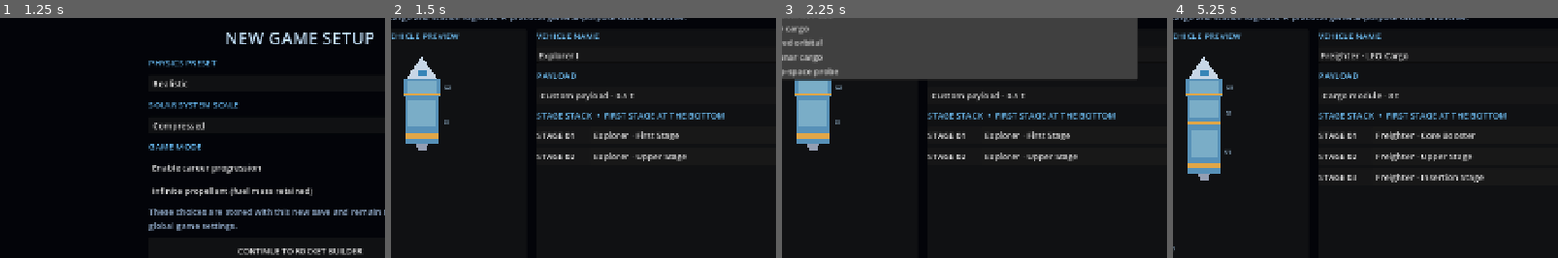
Above: before the commit, frames 1-4 (left to right).
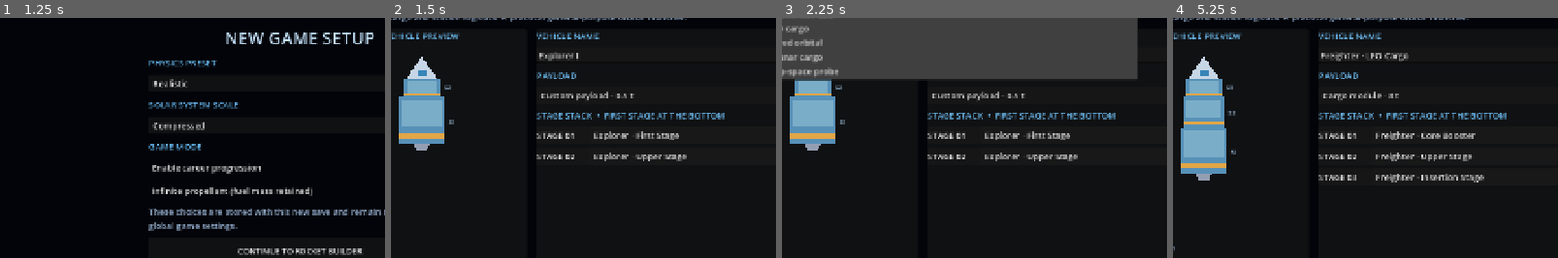
Above: after the commit, the same moments.

Repository: Blagos1195/Gravity-simulator
Game: Godot game, scene res://scenes/main.tscn
Same seed, same stepped clock (60 frames per second), same inputs: the game is played once before the commit and once after it.
Inputs:
- Up to frame 1 (1.25 s): click "NEW GAME" at 0.5 s
- Up to frame 2 (1.5 s): click "CONTINUE TO ROCKET BUILDER" at 1.25 s
- Up to frame 3 (2.25 s): click "Freighter · LEO cargo" at 2 s
- Up to frame 4 (5.25 s): click "Explorer · First Stage" at 2.75 s; click "Explorer · Upper Stage" at 3.5 s; click "Explorer · Upper Stage" at 4.25 s; click "LOAD PRESET" at 5 s
The pictures show only the part of the screen within x 11-61%, y 20-70%; the shares and areas given below are measured in that part.

Frame 1 is identical in both runs. In frame 2, 0.9% of the frame differs, in the area x 2-17%, y 32-56%; in frame 3, 0.9%; in frame 4, 1.3%, in the area x 2-17%, y 32-68%.

Commit message:
Polish payload and stage assembly preview

Diff:
--- a/Gravity/scripts/main.gd
+++ b/Gravity/scripts/main.gd
@@ -319,6 +319,7 @@
 		if is_equal_approx(float(payload_option.mass), float(rocket_design.get("payload_mass", 500.0))):
 			selected_payload = payload_index
 	payload_selector.select(selected_payload)
+	rocket_design["payload_type"] = str(payload_options[selected_payload].id)
 	payload_selector.item_selected.connect(func(index: int):
 		var selected_payload_option: Dictionary = payload_selector.get_item_metadata(index)
 		rocket_design["payload_mass"] = float(selected_payload_option.mass)
@@ -408,22 +409,6 @@
 	_add_button(actions, "LAUNCH VEHICLE", _launch_designed_vehicle)
 	_add_button(actions, "BACK", _show_new_game_setup)
 	_update_design_stats()
-
-func _add_rocket_stage() -> void:
-	var stages: Array = rocket_design["stages"]
-	if stages.size() >= 8:
-		return
-	var stage := RocketDesign.default_stage_part()
-	stage["name"] = "STAGE %02d" % (stages.size() + 1)
-	stages.append(stage)
-	_show_vehicle_editor()
-
-func _remove_rocket_stage() -> void:
-	var stages: Array = rocket_design["stages"]
-	if stages.size() <= 2:
-		return
-	stages.pop_back()
-	_show_vehicle_editor()
 
 func _update_design_stats() -> void:
 	if not is_instance_valid(design_stats_label) or not is_instance_valid(design_error_label):
@@ -1360,7 +1345,7 @@
 		for i in range(stages.size() - 1, -1, -1):
 			var stage: Dictionary = stages[i]
 			var stage_height: float = stage_heights[i]
-			var stage_width := rocket_width * (0.62 + 0.1 * float(i + 1) / float(stages.size()))
+			var stage_width := rocket_width * (0.9 - 0.18 * float(i) / float(maxi(1, stages.size() - 1)))
 			var stage_rect := Rect2(center_x - stage_width * 0.5, y, stage_width, stage_height)
 			draw_rect(stage_rect, Color(0.34, 0.57, 0.72))
 			draw_rect(Rect2(stage_rect.position + Vector2(5.0, 5.0), Vector2(stage_width - 10.0, stage_height * 0.58)), Color(0.48, 0.68, 0.78))
